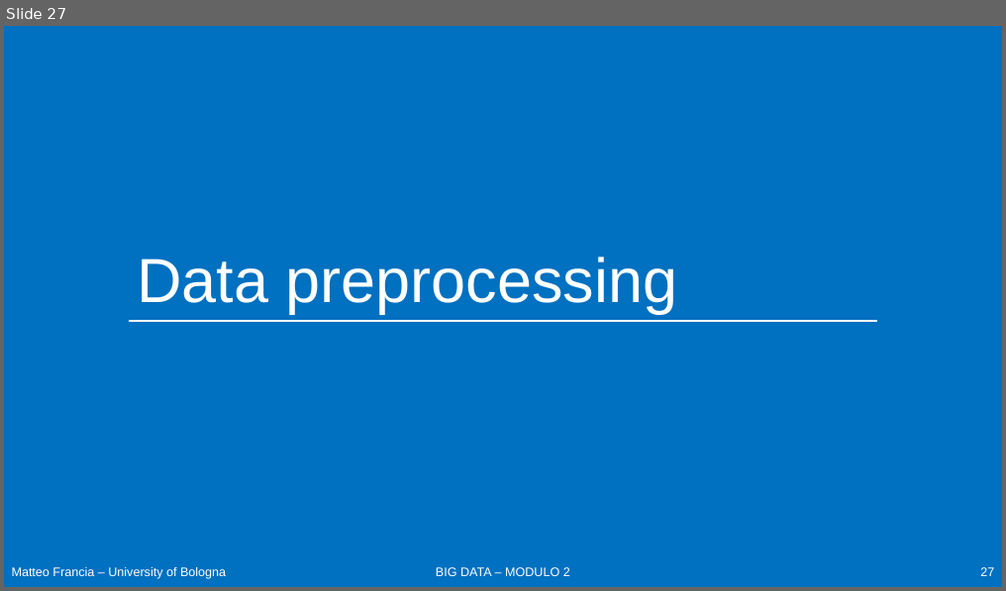
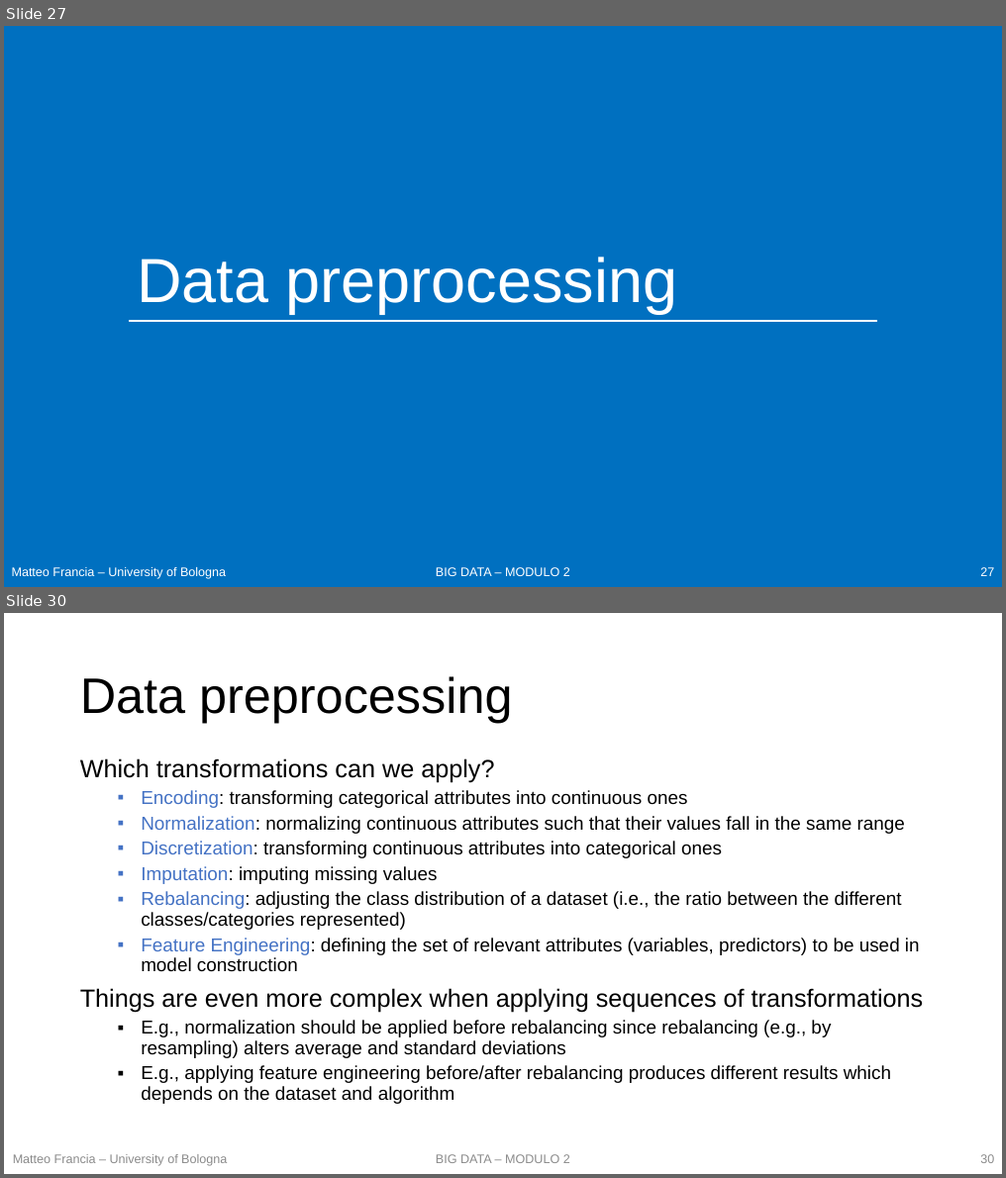
Before and after one commit to w4bo/teaching-handsondatapipelines, a slide deck: 01 - DataPreprocessing/slides.pptx. Shown one above the other, each under a label of ours: slide 27 before the commit, slides 27 and 30 after it; the slides between them are not shown. The pictures are 1006x591 and 1006x1178 pixels, drawn with LibreOffice and Linux fonts; fonts in the diff are those of the drawing. Boxes give left, top, right and bottom in pixels: in the first picture for what was removed or moved away, otherwise in the second. Text is boxed around its words. In the diff, an @@ line names an element or a change of style, - is before the commit and + after.

Commit message:
working on data preprocessing

```diff
--- a/01 - DataPreprocessing/slides.pptx
+++ b/01 - DataPreprocessing/slides.pptx
@@ slide 30 added at (4,613,1002,1174), background #FFFFFF @@
@@ title added at (80,676,512,723), 48 pt, text #000000 @@
+Data preprocessing
@@ text added at (80,759,924,1104), 18 pt, text #000000 @@
+Which transformations can we apply?
+  ▪ Encoding: transforming categorical attributes into continuous ones
+  ▪ Normalization: normalizing continuous attributes such that their values fall in the same range
+  ▪ Discretization: transforming continuous attributes into categorical ones
+  ▪ Imputation: imputing missing values
+  ▪ Rebalancing: adjusting the class distribution of a dataset (i.e., the ratio between the different classes/categories represented)
+  ▪ Feature Engineering: defining the set of relevant attributes (variables, predictors) to be used in model construction
+Things are even more complex when applying sequences of transformations
+  ▪ E.g., normalization should be applied before rebalancing since rebalancing (e.g., by resampling) alters average and standard deviations
+  ▪ E.g., applying feature engineering before/after rebalancing produces different results which depends on the dataset and algorithm
@@ text added at (13,1155,227,1166), 12 pt, text #8C8C8C @@
+Matteo Francia – University of Bologna
@@ text added at (436,1155,570,1163), 12 pt, text #8C8C8C @@
+BIG DATA – MODULO 2
@@ page number added at (980,1155,994,1163), 12 pt, text #8C8C8C @@
+30
```
Also in this commit, not shown: 1 slide changed, 3 other slides added, 2 other files.
